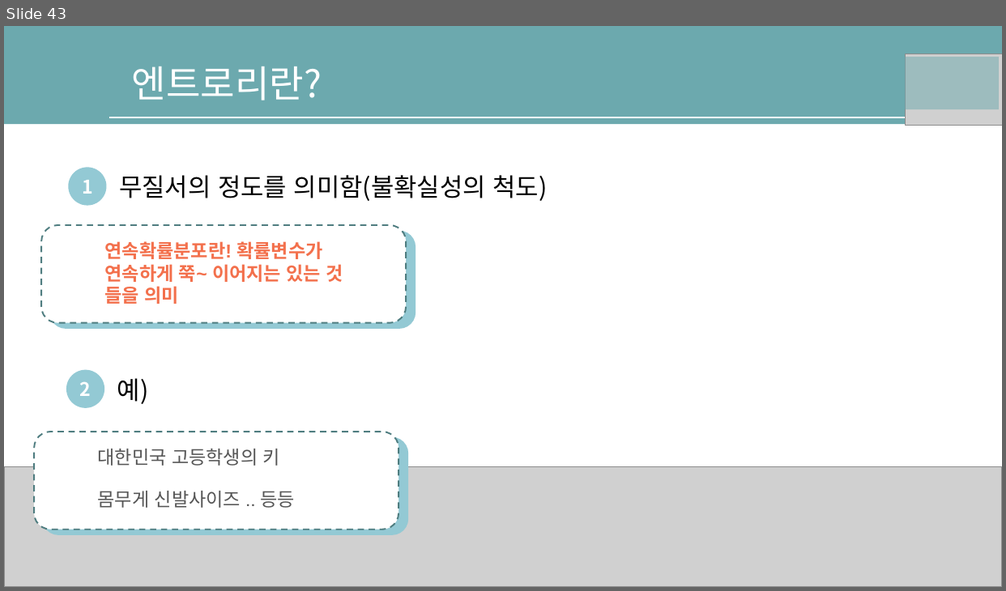
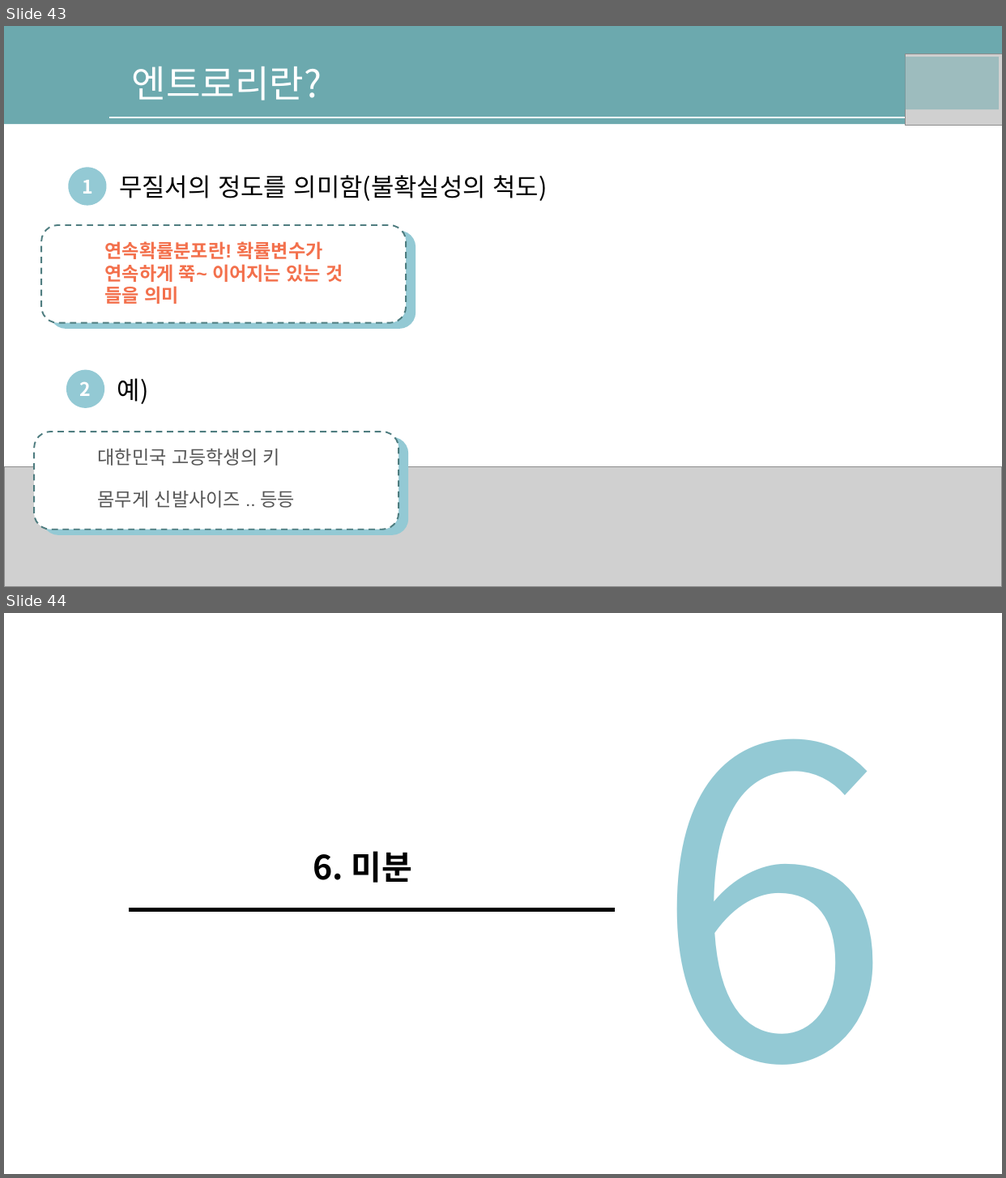
Before and after one commit to nqwrt/ai_doucument, a slide deck: AI-딥러닝을위한-수학공식.pptx. Shown one above the other, each under a label of ours: slide 43 before the commit, slides 43 and 44 after it. The pictures are 1006x591 and 1006x1178 pixels, drawn with LibreOffice and Linux fonts; fonts in the diff are those of the drawing; grey boxes stand for pictures; background and template pictures are left out. Boxes give left, top, right and bottom in pixels: in the first picture for what was removed or moved away, otherwise in the second. Text is boxed around its words. In the diff, an @@ line names an element or a change of style, - is before the commit and + after.

```diff
--- a/AI-딥러닝을위한-수학공식.pptx
+++ b/AI-딥러닝을위한-수학공식.pptx
@@ slide 44 added at box(4, 613, 1002, 1174), background #FFFFFF @@
@@ text added at box(653, 739, 891, 1065), 413 pt, text #93C9D4 @@
+6
@@ text added at box(313, 851, 412, 883), 32 pt, text #000000, bold @@
+6. 미분
@@ line added from (129, 909) to (615, 909), #000000 4.25 pt @@
```
Also in this commit, not shown: 2 other slides added, 1 other file.
